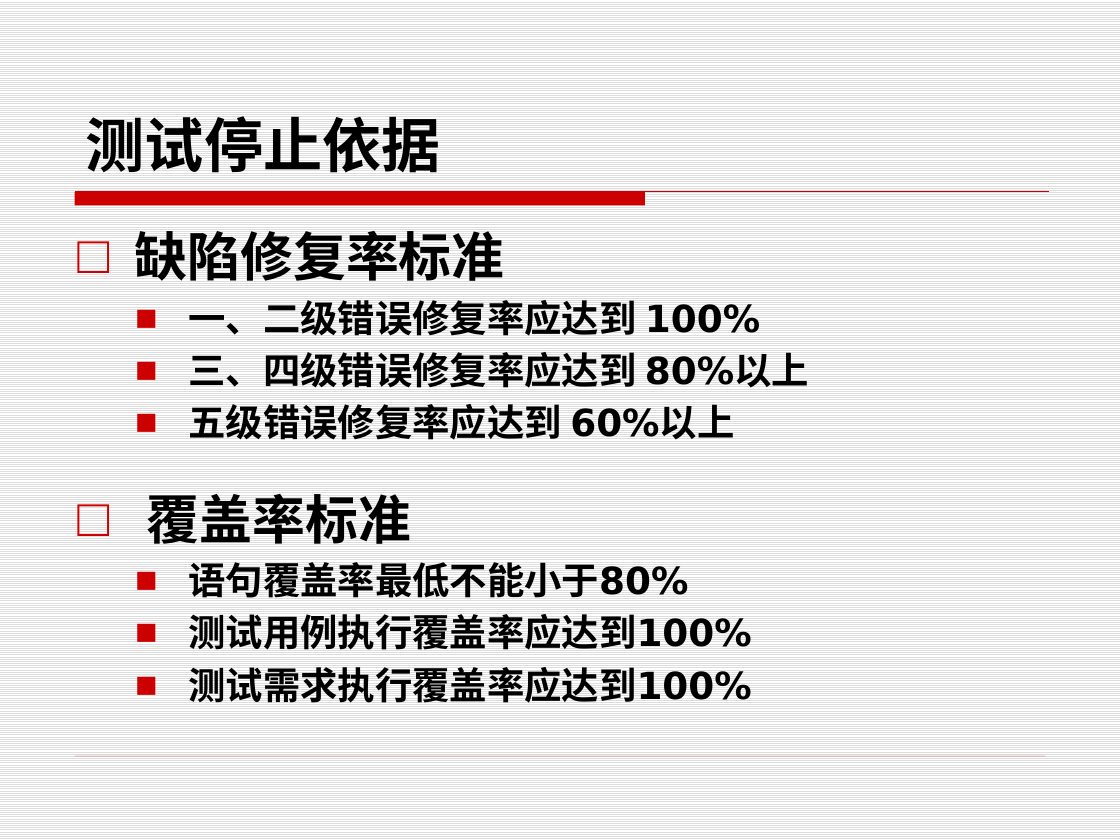
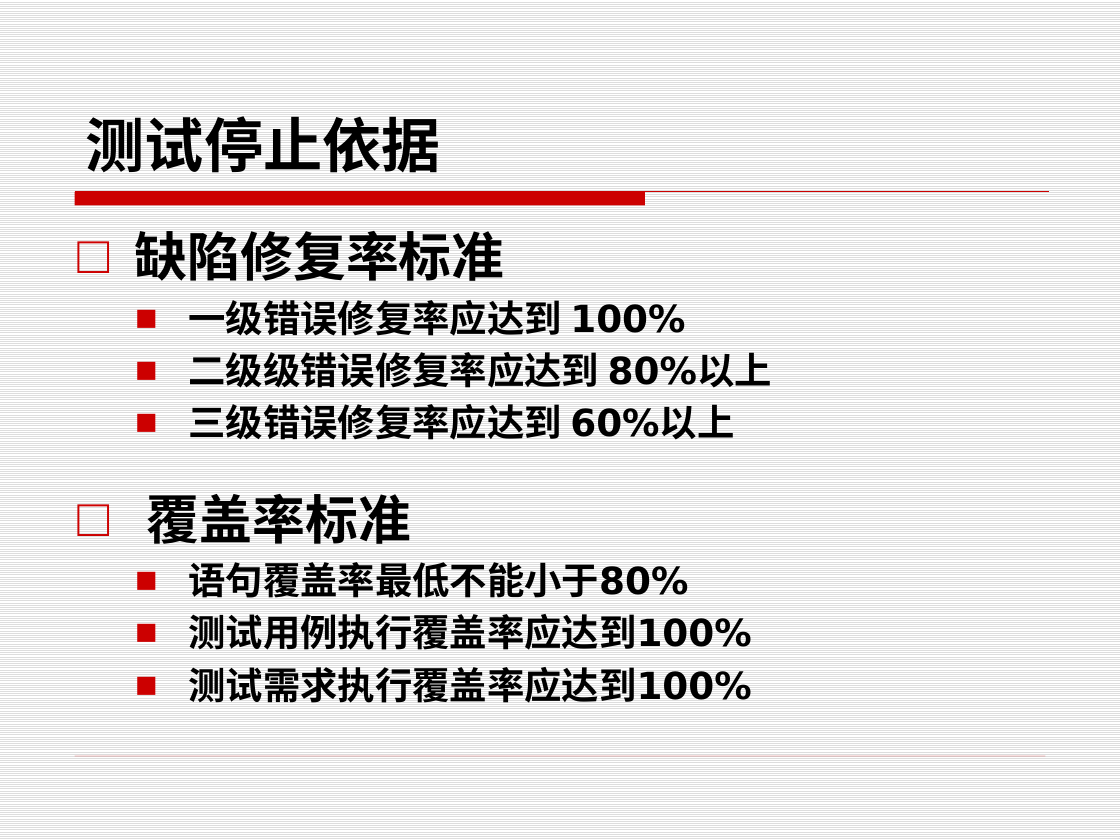
Before and after one commit to edu2act/course-foundation-software-tesing, a slide deck: slide 4 of PPT/第三部分 软件测试应用/11.8 测试停止依据.pptx. Drawn at 1120x840 pixels with LibreOffice and Linux fonts; fonts in the diff are those of the drawing. Boxes give left, top, right and bottom in pixels: in the first picture for what was removed or moved away, otherwise in the second. Text is boxed around its words. In the diff, an @@ line names an element or a change of style, - is before the commit and + after.

```diff
--- a/PPT/第三部分 软件测试应用/11.8 测试停止依据.pptx
+++ b/PPT/第三部分 软件测试应用/11.8 测试停止依据.pptx
@@ text at (189, 300, 772, 440): text changed @@
-  ■ 一、二级错误修复率应达到 100%
-  ■ 三、四级错误修复率应达到 80%以上
-  ■ 五级错误修复率应达到 60%以上
+  ■ 一级错误修复率应达到 100%
+  ■ 二级级错误修复率应达到 80%以上
+  ■ 三级错误修复率应达到 60%以上
```
Also in this commit, not shown: 2 other files.
